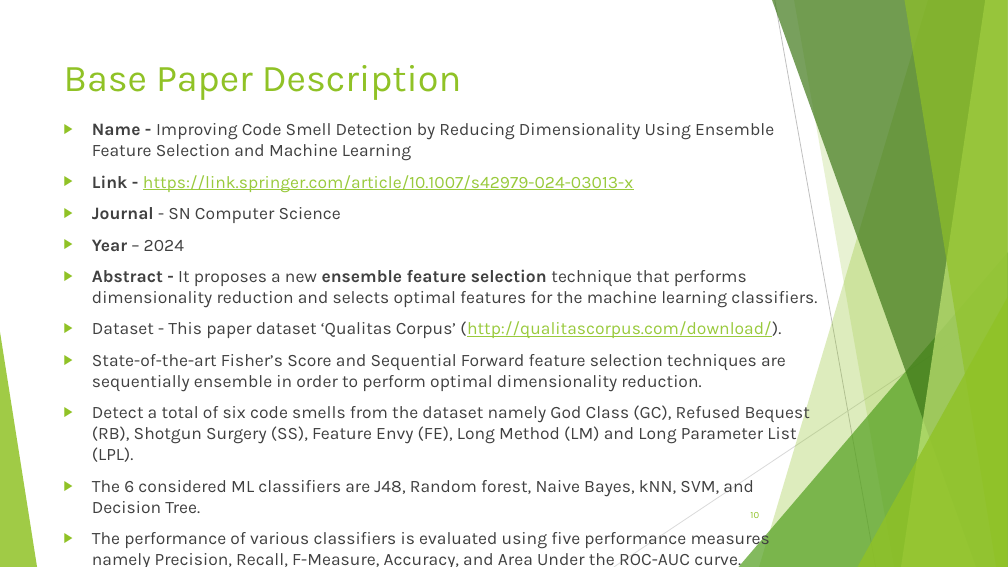
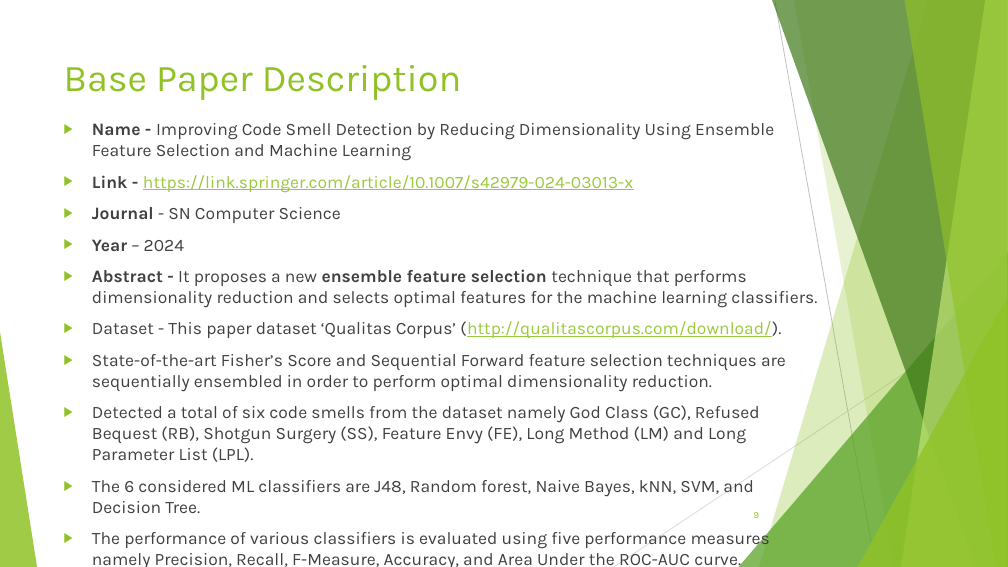
Before and after one commit to SilverDragonOfR/CodeSmell-3, a slide deck: slide 9 of CodeSmell.pptx (slide 10 before the commit). Drawn at 1008x567 pixels with LibreOffice and Linux fonts; fonts in the diff are those of the drawing. Boxes give left, top, right and bottom in pixels: in the first picture for what was removed or moved away, otherwise in the second. Text is boxed around its words. In the diff, an @@ line names an element or a change of style, - is before the commit and + after.

```diff
--- a/CodeSmell.pptx
+++ b/CodeSmell.pptx
@@ text at (92,354,786,462): text changed @@
-▶ State-of-the-art Fisher’s Score and Sequential Forward feature selection techniques are sequentially ensemble in order to perform optimal dimensionality reduction.
-▶ Detect a total of six code smells from the dataset namely God Class (GC), Refused Bequest (RB), Shotgun Surgery (SS), Feature Envy (FE), Long Method (LM) and Long Parameter List (LPL).
+▶ State-of-the-art Fisher’s Score and Sequential Forward feature selection techniques are sequentially ensembled in order to perform optimal dimensionality reduction.
+▶ Detected a total of six code smells from the dataset namely God Class (GC), Refused Bequest (RB), Shotgun Surgery (SS), Feature Envy (FE), Long Method (LM) and Long Parameter List (LPL).
@@ page number at (754,512,759,518): text changed @@
-10
+9
```
Also in this commit, not shown: 3 other slides changed, 1 slide added, 1 slide removed, 42 other files.
